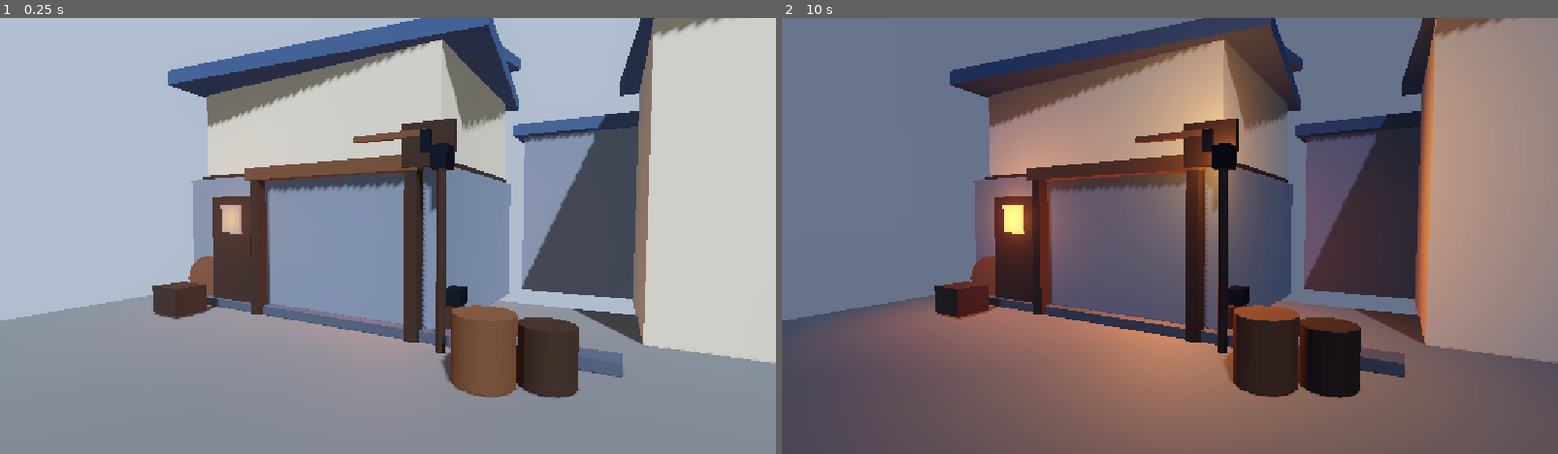
Above: before the commit, frames 1-2 (left to right).
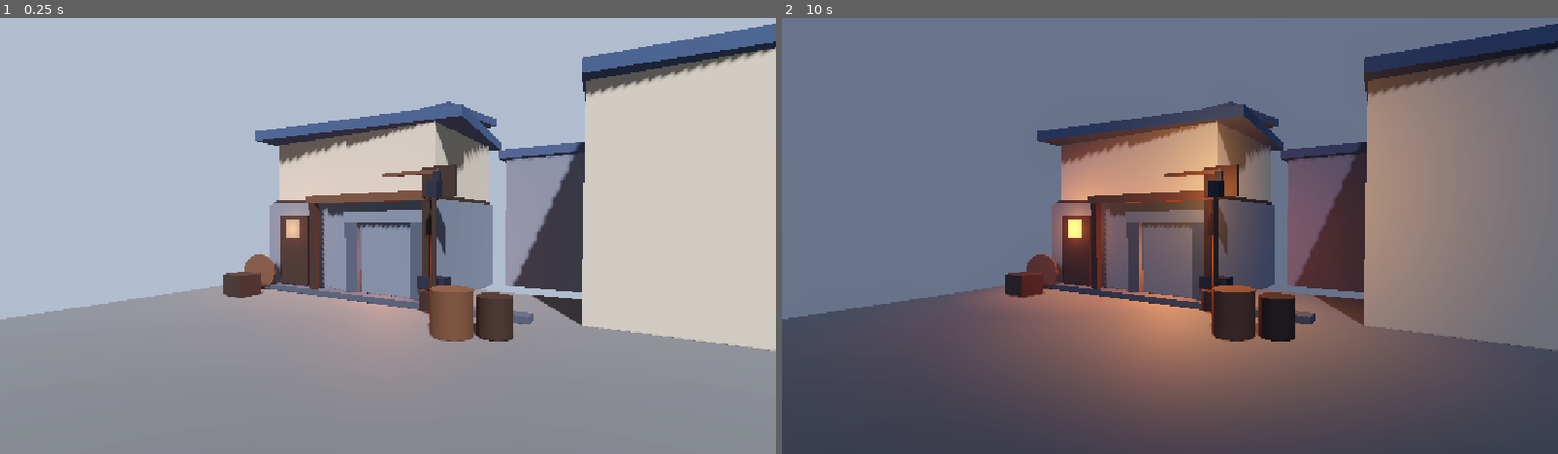
Above: after the commit, the same moments.

Repository: FFFpr/Ember-in-the-Night
Game: Godot game, scene res://art_style_demo/04_locked_3d_camera/street/street.tscn
The game is run twice, just before and just after one commit, with the same random seed, the same clock (stepped at 60 frames per second) and the same inputs. This scene is started directly instead of the project's main scene.
Inputs (mouse positions are in pixels of both pictures, inside the frame that each line leads up to):
- Up to frame 1 (0.25 s): no input
- Up to frame 2 (10 s): tap Enter at 0.5, 2, 3.5 s; move the mouse to (1340, 214) at 0.52 s; press the mouse at (1340, 214) at 0.53 s; release the mouse at (1340, 214) at 1.25 s; tap Space at 1.25, 2.75, 4.25 s; drag from (1014, 257) to (1131, 323) at 1.27 s; move the mouse to (1247, 140) at 2.02 s; press the mouse at (1247, 140) at 2.03 s; release the mouse at (1247, 140) at 2.75 s; drag from (1131, 323) to (937, 170) at 2.77 s; move the mouse to (1402, 301) at 3.52 s; press the mouse at (1402, 301) at 3.53 s; release the mouse at (1402, 301) at 4.25 s; drag from (937, 170) to (1053, 127) at 4.27 s; move the mouse to (1208, 236) at 5.02 s; press the mouse at (1208, 236) at 5.03 s; release the mouse at (1208, 236) at 5.75 s; drag from (1053, 127) to (1014, 257) at 5.77 s; move the mouse to (1340, 214) at 6.52 s; press the mouse at (1340, 214) at 6.53 s; release the mouse at (1340, 214) at 7.25 s; drag from (1014, 257) to (1131, 323) at 7.27 s; move the mouse to (1247, 140) at 8.02 s; press the mouse at (1247, 140) at 8.03 s; release the mouse at (1247, 140) at 8.75 s; drag from (1131, 323) to (937, 170) at 8.77 s; move the mouse to (1402, 301) at 9.52 s; press the mouse at (1402, 301) at 9.53 s

The runs differ from the first frame. In frame 1, 36% of the frame differs, in the area x 0-100%, y 0-88%; in frame 2, 67%, in the area x 0-100%, y 0-100%.

Commit message:
Tune locked 3D demo framing and day/night contrast
Improve workshop FP framing so the anvil reads against the forge,
and pull the street camera back for a clearer shop-front day/night
compare.

Co-authored-by: FFFpr <FFFpr@users.noreply.github.com>

Diff:
--- a/art_style_demo/04_locked_3d_camera/street/day_night.gd
+++ b/art_style_demo/04_locked_3d_camera/street/day_night.gd
@@ -19,8 +19,8 @@
 func _ready() -> void:
 	# Locked shop-front framing (same transform day and night).
 	var cam: Camera3D = $Camera3D
-	cam.position = Vector3(2.4, 1.65, 4.2)
-	cam.look_at(Vector3(-0.6, 1.35, -1.0), Vector3.UP)
+	cam.position = Vector3(4.2, 1.85, 6.8)
+	cam.look_at(Vector3(-1.0, 1.5, -1.2), Vector3.UP)
 	_build_street()
 	_apply_look(0.0)
 
@@ -42,16 +42,16 @@
 
 
 func _apply_look(night: float) -> void:
-	_sun.light_energy = lerpf(1.15, 0.02, night)
-	_sun.light_color = ArtDemoPalette.DAY_SKY.lerp(Color(0.25, 0.3, 0.45), night)
-	_forge_spill.light_energy = lerpf(0.55, 4.2, night)
-	_lantern.light_energy = lerpf(0.0, 2.4, night)
-	_window_glow.light_energy = lerpf(0.15, 1.8, night)
+	_sun.light_energy = lerpf(0.95, 0.02, night)
+	_sun.light_color = Color(0.75, 0.78, 0.85).lerp(Color(0.25, 0.3, 0.45), night)
+	_forge_spill.light_energy = lerpf(0.7, 4.6, night)
+	_lantern.light_energy = lerpf(0.0, 2.6, night)
+	_window_glow.light_energy = lerpf(0.2, 2.0, night)
 
 	var env := _world_env.environment
-	env.background_color = ArtDemoPalette.DAY_SKY.lerp(ArtDemoPalette.NIGHT_SKY, night)
-	env.ambient_light_color = Color(0.62, 0.66, 0.72).lerp(Color(0.18, 0.24, 0.38), night)
-	env.ambient_light_energy = lerpf(0.55, 0.12, night)
+	env.background_color = Color(0.48, 0.55, 0.65).lerp(ArtDemoPalette.NIGHT_SKY, night)
+	env.ambient_light_color = Color(0.55, 0.58, 0.64).lerp(Color(0.16, 0.22, 0.36), night)
+	env.ambient_light_energy = lerpf(0.42, 0.1, night)
 	env.fog_light_color = Color(0.55, 0.6, 0.68).lerp(Color(0.08, 0.1, 0.16), night)
 	env.fog_density = lerpf(0.002, 0.012, night)
 
@@ -83,52 +83,52 @@
 	ArtDemoGreybox.box(root, "Curb", Vector3(8.0, 0.18, 0.35), Vector3(-1.5, 0.05, -0.6), stone_dark)
 
 	# Smithy facade (left-center) — shop-front composition.
-	ArtDemoGreybox.box(root, "SmithyBase", Vector3(5.2, 2.4, 4.0), Vector3(-2.2, 1.15, -2.6), stone)
-	ArtDemoGreybox.box(root, "SmithyUpper", Vector3(5.0, 1.8, 3.6), Vector3(-2.2, 3.15, -2.7), plaster)
-	ArtDemoGreybox.box(root, "TimberMid", Vector3(5.1, 0.18, 3.7), Vector3(-2.2, 2.35, -2.65), wood_dark)
-	ArtDemoGreybox.box(root, "Roof", Vector3(5.8, 0.25, 4.4), Vector3(-2.2, 4.2, -2.7), roof, 0.12)
-	ArtDemoGreybox.box(root, "RoofPeak", Vector3(5.6, 0.2, 2.2), Vector3(-2.2, 4.55, -3.2), roof, -0.2)
+	ArtDemoGreybox.box(root, "SmithyBase", Vector3(5.2, 2.4, 4.0), Vector3(-2.2, 1.15, -2.8), stone)
+	ArtDemoGreybox.box(root, "SmithyUpper", Vector3(5.0, 1.8, 3.6), Vector3(-2.2, 3.15, -2.9), plaster)
+	ArtDemoGreybox.box(root, "TimberMid", Vector3(5.1, 0.18, 3.7), Vector3(-2.2, 2.35, -2.85), wood_dark)
+	ArtDemoGreybox.box(root, "Roof", Vector3(5.8, 0.25, 4.4), Vector3(-2.2, 4.2, -2.9), roof, 0.12)
+	ArtDemoGreybox.box(root, "RoofPeak", Vector3(5.6, 0.2, 2.2), Vector3(-2.2, 4.55, -3.4), roof, -0.2)
 
-	# Open forge bay + door.
-	ArtDemoGreybox.box(root, "Door", Vector3(1.0, 2.0, 0.12), Vector3(-3.55, 1.0, -0.55), wood_dark)
-	ArtDemoGreybox.box(root, "PorchBeam", Vector3(3.2, 0.2, 0.2), Vector3(-1.4, 2.35, -0.45), wood)
-	ArtDemoGreybox.box(root, "PorchPostL", Vector3(0.18, 2.3, 0.18), Vector3(-2.8, 1.1, -0.45), wood_dark)
-	ArtDemoGreybox.box(root, "PorchPostR", Vector3(0.18, 2.3, 0.18), Vector3(0.1, 1.1, -0.45), wood_dark)
+	# Open forge bay + door (bay faces +Z / street).
+	ArtDemoGreybox.box(root, "Door", Vector3(1.0, 2.0, 0.12), Vector3(-3.7, 1.0, -0.75), wood_dark)
+	ArtDemoGreybox.box(root, "PorchBeam", Vector3(3.6, 0.2, 0.2), Vector3(-1.2, 2.4, -0.55), wood)
+	ArtDemoGreybox.box(root, "PorchPostL", Vector3(0.18, 2.35, 0.18), Vector3(-2.8, 1.12, -0.55), wood_dark)
+	ArtDemoGreybox.box(root, "PorchPostR", Vector3(0.18, 2.35, 0.18), Vector3(0.4, 1.12, -0.55), wood_dark)
 
-	ArtDemoGreybox.box(root, "ForgeArchL", Vector3(0.3, 1.7, 0.9), Vector3(-1.5, 0.95, -1.4), stone_dark)
-	ArtDemoGreybox.box(root, "ForgeArchR", Vector3(0.3, 1.7, 0.9), Vector3(-0.1, 0.95, -1.4), stone_dark)
-	ArtDemoGreybox.box(root, "ForgeLintel", Vector3(1.8, 0.25, 0.95), Vector3(-0.8, 1.9, -1.4), stone)
-	ArtDemoGreybox.box(root, "CoalBed", Vector3(1.2, 0.25, 0.7), Vector3(-0.8, 0.35, -1.55), ArtDemoPalette.mat(ArtDemoPalette.COAL))
-	ArtDemoGreybox.box(root, "Embers", Vector3(0.9, 0.28, 0.45), Vector3(-0.8, 0.55, -1.45), embers)
-	ArtDemoGreybox.sphere(root, "EmberCore", 0.18, Vector3(-0.8, 0.75, -1.35), ember_core)
+	ArtDemoGreybox.box(root, "ForgeArchL", Vector3(0.35, 1.8, 1.1), Vector3(-1.7, 0.95, -1.2), stone_dark)
+	ArtDemoGreybox.box(root, "ForgeArchR", Vector3(0.35, 1.8, 1.1), Vector3(0.1, 0.95, -1.2), stone_dark)
+	ArtDemoGreybox.box(root, "ForgeLintel", Vector3(2.2, 0.28, 1.15), Vector3(-0.8, 1.95, -1.2), stone)
+	ArtDemoGreybox.box(root, "CoalBed", Vector3(1.4, 0.25, 0.8), Vector3(-0.8, 0.35, -1.35), ArtDemoPalette.mat(ArtDemoPalette.COAL))
+	ArtDemoGreybox.box(root, "Embers", Vector3(1.0, 0.3, 0.5), Vector3(-0.8, 0.58, -1.15), embers)
+	ArtDemoGreybox.sphere(root, "EmberCore", 0.2, Vector3(-0.8, 0.82, -1.0), ember_core)
 
-	# Anvil visible in bay.
-	ArtDemoGreybox.cylinder(root, "AnvilStump", 0.28, 0.4, Vector3(0.35, 0.22, -0.95), wood_dark)
-	ArtDemoGreybox.box(root, "Anvil", Vector3(0.55, 0.22, 0.28), Vector3(0.35, 0.55, -0.95), metal)
+	# Anvil visible in bay / porch.
+	ArtDemoGreybox.cylinder(root, "AnvilStump", 0.3, 0.42, Vector3(0.55, 0.22, -0.55), wood_dark)
+	ArtDemoGreybox.box(root, "Anvil", Vector3(0.62, 0.24, 0.32), Vector3(0.55, 0.58, -0.55), metal)
 
-	# Hanging sign.
-	ArtDemoGreybox.box(root, "SignArm", Vector3(1.1, 0.08, 0.08), Vector3(-0.2, 2.7, -0.35), wood)
-	ArtDemoGreybox.box(root, "SignBoard", Vector3(0.7, 0.55, 0.08), Vector3(0.35, 2.55, -0.35), wood_dark)
-	ArtDemoGreybox.box(root, "SignHammer", Vector3(0.12, 0.28, 0.05), Vector3(0.35, 2.58, -0.28), metal)
+	# Hanging sign toward street.
+	ArtDemoGreybox.box(root, "SignArm", Vector3(1.3, 0.08, 0.08), Vector3(0.1, 2.85, -0.35), wood)
+	ArtDemoGreybox.box(root, "SignBoard", Vector3(0.75, 0.6, 0.08), Vector3(0.75, 2.65, -0.35), wood_dark)
+	ArtDemoGreybox.box(root, "SignHammer", Vector3(0.14, 0.32, 0.05), Vector3(0.75, 2.68, -0.28), metal)
 
 	# Night window.
-	ArtDemoGreybox.box(root, "WindowFrame", Vector3(0.7, 0.7, 0.1), Vector3(-3.5, 1.6, -0.55), wood)
-	ArtDemoGreybox.box(root, "WindowPane", Vector3(0.5, 0.5, 0.05), Vector3(-3.5, 1.6, -0.48), window_mat)
+	ArtDemoGreybox.box(root, "WindowFrame", Vector3(0.7, 0.7, 0.1), Vector3(-3.7, 1.65, -0.75), wood)
+	ArtDemoGreybox.box(root, "WindowPane", Vector3(0.5, 0.5, 0.05), Vector3(-3.7, 1.65, -0.68), window_mat)
 
 	# Street props.
-	ArtDemoGreybox.cylinder(root, "BarrelA", 0.32, 0.7, Vector3(1.3, 0.35, 0.4), wood)
-	ArtDemoGreybox.cylinder(root, "BarrelB", 0.28, 0.6, Vector3(1.85, 0.3, 0.15), wood_dark)
-	ArtDemoGreybox.box(root, "Crate", Vector3(0.65, 0.45, 0.55), Vector3(-4.0, 0.25, 0.2), wood_dark)
-	ArtDemoGreybox.cylinder(root, "WagonWheel", 0.45, 0.08, Vector3(-4.3, 0.45, -0.6), wood, PI * 0.5, 0.3)
+	ArtDemoGreybox.cylinder(root, "BarrelA", 0.35, 0.75, Vector3(1.6, 0.38, 0.9), wood)
+	ArtDemoGreybox.cylinder(root, "BarrelB", 0.3, 0.65, Vector3(2.2, 0.32, 0.55), wood_dark)
+	ArtDemoGreybox.box(root, "Crate", Vector3(0.7, 0.5, 0.6), Vector3(-4.3, 0.28, 0.5), wood_dark)
+	ArtDemoGreybox.cylinder(root, "WagonWheel", 0.48, 0.08, Vector3(-4.6, 0.48, -0.3), wood, PI * 0.5, 0.3)
 
 	# Neighboring building masses (right / depth).
-	ArtDemoGreybox.box(root, "NeighborA", Vector3(3.5, 4.2, 3.5), Vector3(4.5, 2.0, -3.5), plaster)
-	ArtDemoGreybox.box(root, "NeighborARoof", Vector3(3.9, 0.25, 3.9), Vector3(4.5, 4.25, -3.5), roof, 0.08)
-	ArtDemoGreybox.box(root, "NeighborB", Vector3(4.0, 3.6, 4.0), Vector3(2.5, 1.7, -7.5), stone)
-	ArtDemoGreybox.box(root, "NeighborBRoof", Vector3(4.4, 0.25, 4.4), Vector3(2.5, 3.65, -7.5), roof)
-	ArtDemoGreybox.box(root, "FarHouse", Vector3(3.2, 3.2, 3.0), Vector3(-5.5, 1.5, -8.0), plaster)
-	ArtDemoGreybox.box(root, "FarRoof", Vector3(3.6, 0.25, 3.4), Vector3(-5.5, 3.25, -8.0), roof)
+	ArtDemoGreybox.box(root, "NeighborA", Vector3(3.8, 4.4, 3.8), Vector3(5.2, 2.1, -2.8), plaster)
+	ArtDemoGreybox.box(root, "NeighborARoof", Vector3(4.2, 0.25, 4.2), Vector3(5.2, 4.45, -2.8), roof, 0.08)
+	ArtDemoGreybox.box(root, "NeighborB", Vector3(4.2, 3.8, 4.2), Vector3(2.8, 1.8, -7.2), stone)
+	ArtDemoGreybox.box(root, "NeighborBRoof", Vector3(4.6, 0.25, 4.6), Vector3(2.8, 3.85, -7.2), roof)
+	ArtDemoGreybox.box(root, "FarHouse", Vector3(3.4, 3.4, 3.2), Vector3(-5.8, 1.6, -7.5), plaster)
+	ArtDemoGreybox.box(root, "FarRoof", Vector3(3.8, 0.25, 3.6), Vector3(-5.8, 3.4, -7.5), roof)
 
-	# Lantern post.
-	ArtDemoGreybox.cylinder(root, "LanternPost", 0.06, 2.4, Vector3(0.6, 1.2, -0.2), wood_dark)
-	ArtDemoGreybox.box(root, "LanternHousing", Vector3(0.22, 0.28, 0.22), Vector3(0.6, 2.35, -0.2), metal)
+	# Lantern post near porch.
+	ArtDemoGreybox.cylinder(root, "LanternPost", 0.06, 2.5, Vector3(0.9, 1.25, 0.15), wood_dark)
+	ArtDemoGreybox.box(root, "LanternHousing", Vector3(0.24, 0.3, 0.24), Vector3(0.9, 2.45, 0.15), metal)
--- a/art_style_demo/04_locked_3d_camera/street/street.tscn
+++ b/art_style_demo/04_locked_3d_camera/street/street.tscn
@@ -39,20 +39,20 @@
 shadow_enabled = true
 
 [node name="ForgeSpill" type="OmniLight3D" parent="."]
-transform = Transform3D(1, 0, 0, 0, 1, 0, 0, 0, 1, -0.8, 0.9, -1.2)
+transform = Transform3D(1, 0, 0, 0, 1, 0, 0, 0, 1, -0.8, 0.95, -0.85)
 light_color = Color(1, 0.45, 0.15, 1)
 light_energy = 0.55
-omni_range = 6.5
-omni_attenuation = 1.2
+omni_range = 7.5
+omni_attenuation = 1.15
 
 [node name="Lantern" type="OmniLight3D" parent="."]
-transform = Transform3D(1, 0, 0, 0, 1, 0, 0, 0, 1, 0.6, 2.35, -0.2)
+transform = Transform3D(1, 0, 0, 0, 1, 0, 0, 0, 1, 0.9, 2.45, 0.15)
 light_color = Color(1, 0.7, 0.35, 1)
 light_energy = 0.0
-omni_range = 5.0
+omni_range = 5.5
 
 [node name="WindowGlow" type="OmniLight3D" parent="."]
-transform = Transform3D(1, 0, 0, 0, 1, 0, 0, 0, 1, -3.5, 1.6, -0.3)
+transform = Transform3D(1, 0, 0, 0, 1, 0, 0, 0, 1, -3.7, 1.65, -0.5)
 light_color = Color(1, 0.55, 0.25, 1)
 light_energy = 0.15
 omni_range = 3.5
--- a/art_style_demo/04_locked_3d_camera/workshop/workshop.gd
+++ b/art_style_demo/04_locked_3d_camera/workshop/workshop.gd
@@ -10,6 +10,9 @@
 
 
 func _ready() -> void:
+	# Locked FP framing: eye height ~1.6 m, looking at anvil → forge.
+	_camera.position = Vector3(0.0, 1.62, 2.6)
+	_camera.look_at(Vector3(0.0, 1.05, -1.6), Vector3.UP)
 	_base_cam_rotation = _camera.rotation
 	_build_room()
 	_build_props()
@@ -76,14 +79,14 @@
 	var ember_core := ArtDemoPalette.mat(ArtDemoPalette.EMBERS_CORE, ArtDemoPalette.EMBERS_CORE, 2.8)
 
 	# Anvil on stump — center midground, in reach.
-	ArtDemoGreybox.cylinder(props, "AnvilStump", 0.42, 0.55, Vector3(0.0, 0.28, -0.15), wood_dark)
-	ArtDemoGreybox.box(props, "AnvilBody", Vector3(0.85, 0.35, 0.38), Vector3(0.0, 0.72, -0.15), metal_warm)
-	ArtDemoGreybox.box(props, "AnvilHorn", Vector3(0.35, 0.16, 0.16), Vector3(0.55, 0.78, -0.15), metal)
-	ArtDemoGreybox.box(props, "AnvilHeel", Vector3(0.22, 0.18, 0.28), Vector3(-0.45, 0.78, -0.15), metal)
+	ArtDemoGreybox.cylinder(props, "AnvilStump", 0.45, 0.58, Vector3(0.0, 0.3, -0.55), wood_dark)
+	ArtDemoGreybox.box(props, "AnvilBody", Vector3(1.05, 0.42, 0.48), Vector3(0.0, 0.82, -0.55), metal_warm)
+	ArtDemoGreybox.box(props, "AnvilHorn", Vector3(0.42, 0.18, 0.18), Vector3(0.65, 0.9, -0.55), metal)
+	ArtDemoGreybox.box(props, "AnvilHeel", Vector3(0.28, 0.2, 0.34), Vector3(-0.55, 0.9, -0.55), metal)
 
-	# Foreground bench edge (composition anchor under "hands").
-	ArtDemoGreybox.box(props, "Bench", Vector3(1.6, 0.12, 0.55), Vector3(0.15, 0.95, 1.55), wood)
-	ArtDemoGreybox.box(props, "Tongs", Vector3(0.55, 0.04, 0.06), Vector3(-0.25, 1.04, 1.45), metal)
+	# Foreground bench edge (thin strip — don't bury the anvil).
+	ArtDemoGreybox.box(props, "Bench", Vector3(1.4, 0.1, 0.35), Vector3(0.2, 0.88, 1.75), wood)
+	ArtDemoGreybox.box(props, "Tongs", Vector3(0.5, 0.04, 0.05), Vector3(-0.15, 0.96, 1.7), metal)
 
 	# Forge fire volume.
 	ArtDemoGreybox.box(props, "CoalBed", Vector3(1.5, 0.2, 0.7), Vector3(0.0, 0.55, -2.65), coal)
--- a/art_style_demo/04_locked_3d_camera/workshop/workshop.tscn
+++ b/art_style_demo/04_locked_3d_camera/workshop/workshop.tscn
@@ -25,29 +25,36 @@
 camera_attributes = SubResource("CameraAttributes_workshop")
 
 [node name="Camera3D" type="Camera3D" parent="."]
-transform = Transform3D(1, 0, 0, 0, 0.985, 0.174, 0, -0.174, 0.985, 0, 1.6, 2.35)
+transform = Transform3D(1, 0, 0, 0, 1, 0, 0, 0, 1, 0.05, 1.58, 2.15)
 current = true
-fov = 62.0
+fov = 58.0
 near = 0.05
 
 [node name="ForgeLight" type="OmniLight3D" parent="."]
 transform = Transform3D(1, 0, 0, 0, 1, 0, 0, 0, 1, 0, 1.15, -2.35)
 light_color = Color(1, 0.48, 0.18, 1)
-light_energy = 3.4
-light_indirect_energy = 1.2
-omni_range = 7.5
-omni_attenuation = 1.35
+light_energy = 4.0
+light_indirect_energy = 1.4
+omni_range = 8.0
+omni_attenuation = 1.2
 
 [node name="FillLight" type="OmniLight3D" parent="."]
-transform = Transform3D(1, 0, 0, 0, 1, 0, 0, 0, 1, -1.8, 2.2, 0.5)
-light_color = Color(0.45, 0.55, 0.75, 1)
-light_energy = 0.35
-omni_range = 6.0
+transform = Transform3D(1, 0, 0, 0, 1, 0, 0, 0, 1, 0.4, 2.4, 1.2)
+light_color = Color(0.5, 0.58, 0.75, 1)
+light_energy = 0.55
+omni_range = 7.0
+
+[node name="AnvilRim" type="OmniLight3D" parent="."]
+transform = Transform3D(1, 0, 0, 0, 1, 0, 0, 0, 1, 0, 1.45, -0.4)
+light_color = Color(1, 0.6, 0.3, 1)
+light_energy = 1.4
+omni_range = 2.8
+omni_attenuation = 1.4
 
 [node name="WindowFill" type="OmniLight3D" parent="."]
 transform = Transform3D(1, 0, 0, 0, 1, 0, 0, 0, 1, -3.0, 1.85, -1.6)
 light_color = Color(0.35, 0.45, 0.7, 1)
-light_energy = 0.45
+light_energy = 0.55
 omni_range = 3.5
 
 [node name="Room" type="Node3D" parent="."]
--- a/art_style_demo/shared/placeholders/palette.gd
+++ b/art_style_demo/shared/placeholders/palette.gd
@@ -6,8 +6,8 @@
 const STONE_DARK := Color(0.28, 0.29, 0.32)
 const WOOD := Color(0.38, 0.24, 0.14)
 const WOOD_DARK := Color(0.22, 0.14, 0.08)
-const METAL := Color(0.18, 0.19, 0.22)
-const METAL_WARM := Color(0.32, 0.28, 0.26)
+const METAL := Color(0.28, 0.28, 0.32)
+const METAL_WARM := Color(0.45, 0.38, 0.32)
 const PLASTER := Color(0.72, 0.66, 0.56)
 const COOL_WALL := Color(0.34, 0.40, 0.48)
 const EMBERS := Color(1.0, 0.42, 0.12)
@@ -34,6 +34,6 @@
 
 static func metal_mat(color: Color = METAL) -> StandardMaterial3D:
 	var m := mat(color)
-	m.metallic = 0.75
-	m.roughness = 0.45
+	m.metallic = 0.65
+	m.roughness = 0.4
 	return m
